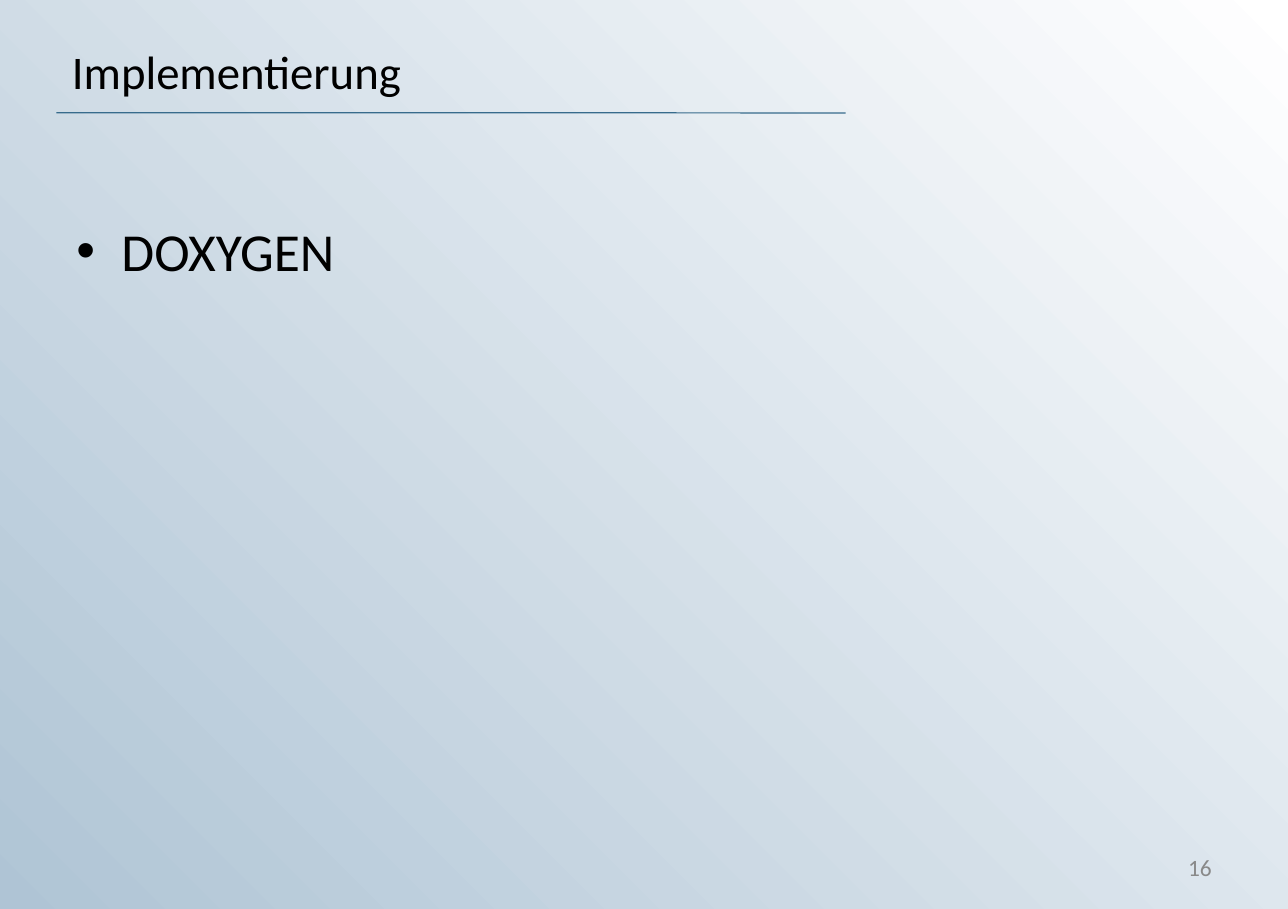
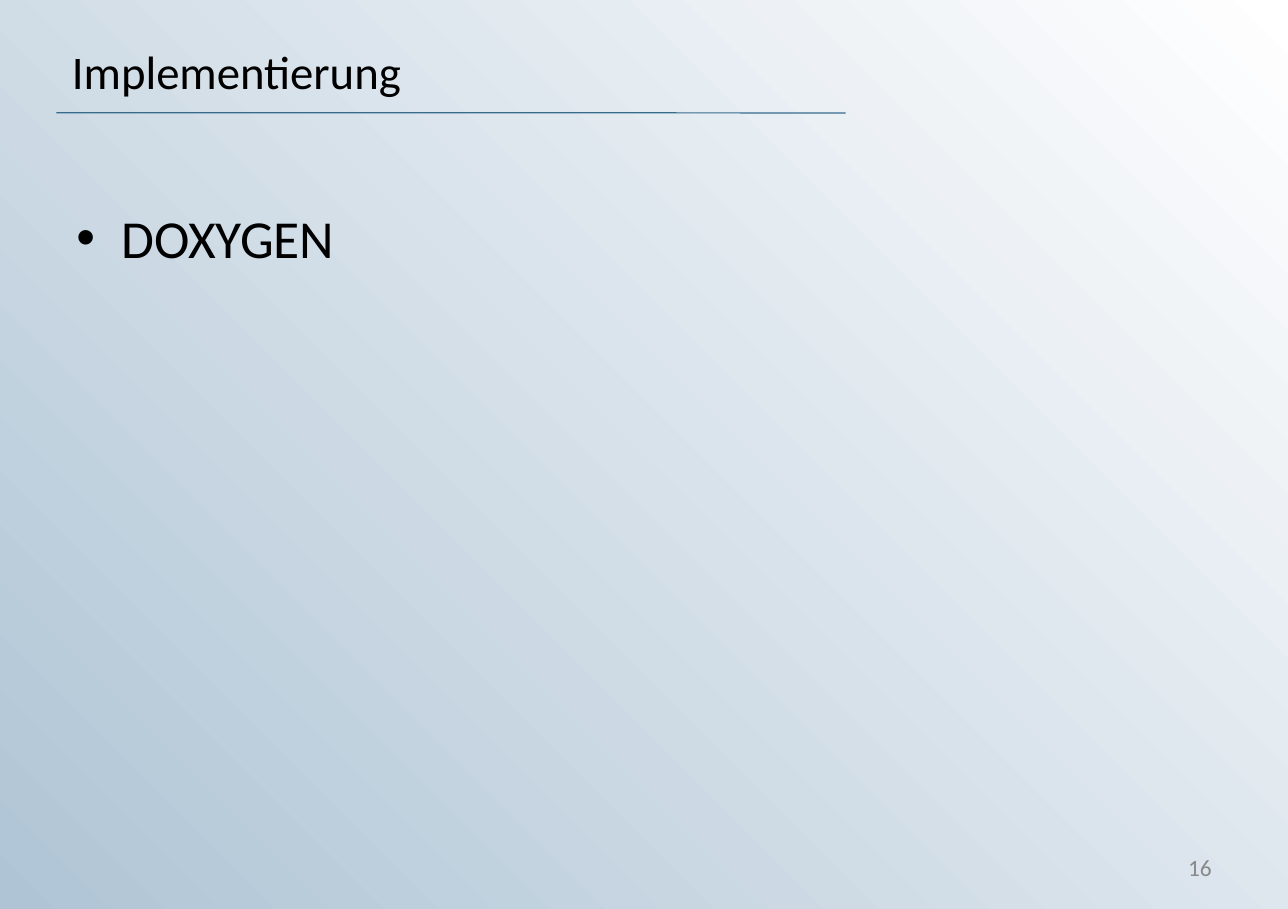
Before and after one commit to KaterinaKirova/Exam-DAVA, a slide deck: slide 16 of Präsentation_DAVA_Prüfung.ppt. Drawn at 1288x909 pixels with LibreOffice and Linux fonts; fonts in the diff are those of the drawing; background and template pictures are left out. Boxes give left, top, right and bottom in pixels: in the first picture for what was removed or moved away, otherwise in the second. Text is boxed around its words. In the diff, an @@ line names an element or a change of style, - is before the commit and + after.

```diff
--- a/Präsentation_DAVA_Prüfung.ppt
+++ b/Präsentation_DAVA_Prüfung.ppt
@@ text "DOXYGEN": place and size @@
-text "DOXYGEN" at <box>121,236,334,272</box>
+text "DOXYGEN" at <box>121,223,334,259</box>
```
Also in this commit, not shown: 5 other slides changed, 1 slide added, 3 slides removed, 2 other files.
